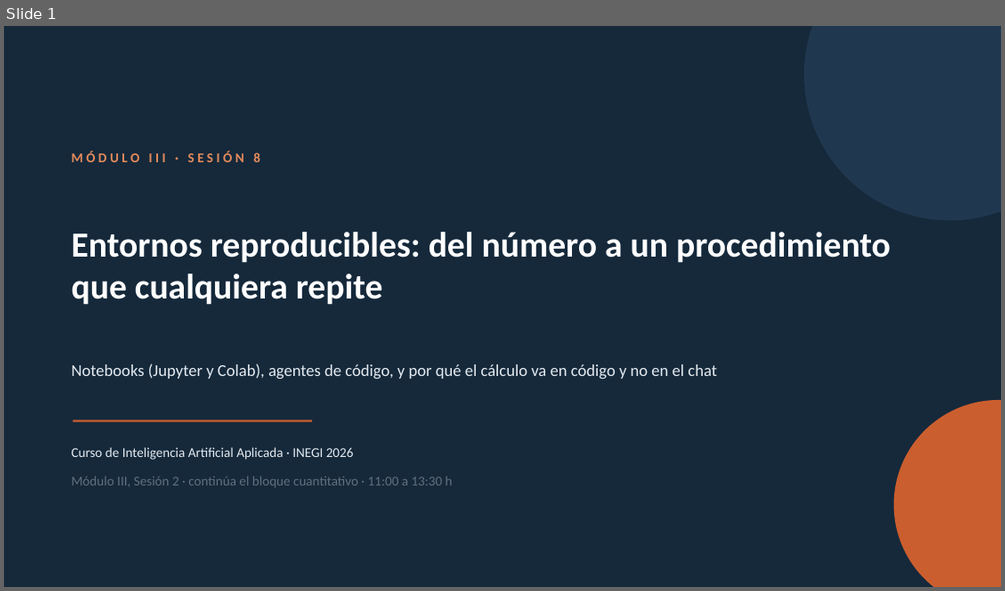
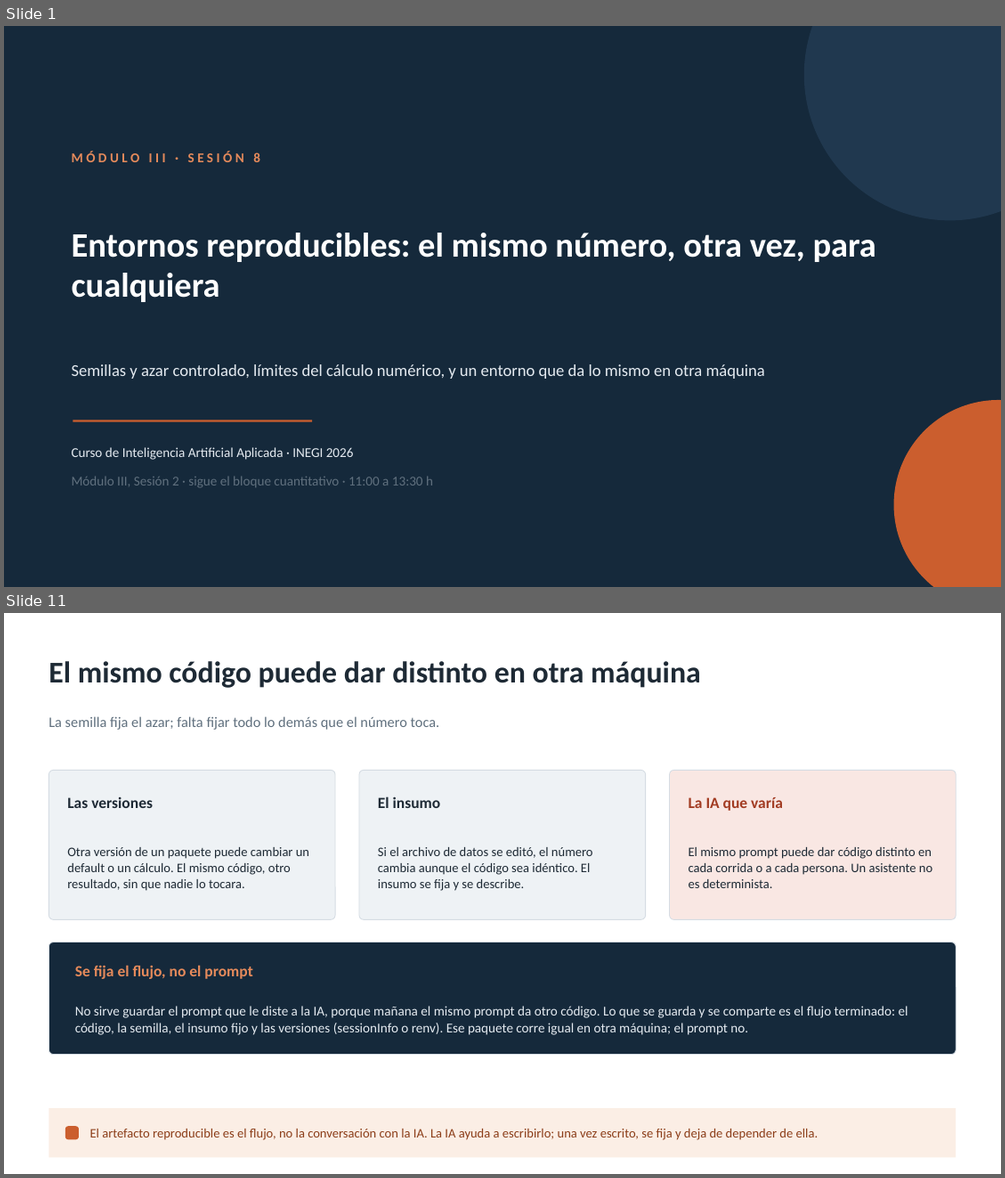
Before and after one commit to marvtrejo/curso-inegi-gen-ai, a slide deck: sesion-08/Sesion_08.pptx. Shown one above the other, each under a label of ours: slide 1 before the commit, slides 1 and 11 after it; the slides between them are not shown. The pictures are 1005x591 and 1005x1178 pixels, drawn with LibreOffice and Linux fonts; fonts in the diff are those of the drawing. Boxes give left, top, right and bottom in pixels: in the first picture for what was removed or moved away, otherwise in the second. Text is boxed around its words. In the diff, an @@ line names an element or a change of style, - is before the commit and + after.

Commit message:
modified Session 8 and 9 PPTX and RMarkdown for the labs

```diff
--- a/sesion-08/Sesion_08.pptx
+++ b/sesion-08/Sesion_08.pptx
@@ slide 11 added at [4, 613, 1001, 1174], background #FFFFFF @@
@@ text added at [48, 661, 701, 688], 29 pt, text #1E2A35, bold @@
+El mismo código puede dar distinto en otra máquina
@@ text added at [48, 716, 440, 730], 14 pt, text #60707E @@
+La semilla fija el azar; falta fijar todo lo demás que el número toca.
@@ rounded rectangle added at [48, 770, 335, 919], fill #EEF2F5, outline #D5DCE3 0.75 pt @@
@@ rounded rectangle added at [359, 770, 646, 919], fill #EEF2F5, outline #D5DCE3 0.75 pt @@
@@ rounded rectangle added at [670, 770, 956, 919], fill #F9E7E3, outline #D5DCE3 0.75 pt @@
@@ text added at [67, 797, 153, 808], 15 pt, text #1E2A35, bold @@
+Las versiones
@@ text added at [378, 796, 441, 808], 15 pt, text #1E2A35, bold @@
+El insumo
@@ text added at [688, 797, 783, 811], 15 pt, text #A23B22, bold @@
+La IA que varía
@@ text added at [67, 847, 309, 891], 12.5 pt, text #1E2A35 @@
+Otra versión de un paquete puede cambiar un default o un cálculo. El mismo código, otro resultado, sin que nadie lo tocara.
@@ text added at [378, 847, 593, 891], 12.5 pt, text #1E2A35 @@
+Si el archivo de datos se editó, el número cambia aunque el código sea idéntico. El insumo se fija y se describe.
@@ text added at [688, 847, 932, 888], 12.5 pt, text #1E2A35 @@
+El mismo prompt puede dar código distinto en cada corrida o a cada persona. Un asistente no es determinista.
@@ rounded rectangle added at [48, 942, 956, 1054], fill #15293B, outline #D5DCE3 0.75 pt @@
@@ text added at [75, 965, 252, 979], 15 pt, text #E58A5B, bold @@
+Se fija el flujo, no el prompt
@@ text added at [75, 1005, 908, 1035], 13 pt, text #E4EAF0 @@
+No sirve guardar el prompt que le diste a la IA, porque mañana el mismo prompt da otro código. Lo que se guarda y se comparte es el flujo terminado: el código, la semilla, el insumo fijo y las versiones (sessionInfo o renv). Ese paquete corre igual en otra máquina; el prompt no.
@@ rectangle added at [48, 1108, 956, 1158], fill #FBEEE5 @@
@@ rounded rectangle added at [65, 1126, 79, 1140], fill #CB5E2E @@
@@ text added at [90, 1128, 818, 1140], 12.5 pt, text #8C3E19 @@
+El artefacto reproducible es el flujo, no la conversación con la IA. La IA ayuda a escribirlo; una vez escrito, se fija y deja de depender de ella.
@@ slide 1 changed as well @@
@@ text at [72, 232, 876, 302]: text changed; size 34 to 33 pt @@
-Entornos reproducibles: del número a un procedimiento que cualquiera repite
+Entornos reproducibles: el mismo número, otra vez, para cualquiera
@@ text at [72, 364, 765, 378]: text changed @@
-Notebooks (Jupyter y Colab), agentes de código, y por qué el cálculo va en código y no en el chat
+Semillas y azar controlado, límites del cálculo numérico, y un entorno que da lo mismo en otra máquina
@@ text at [72, 475, 433, 488]: text changed @@
-Módulo III, Sesión 2 · continúa el bloque cuantitativo · 11:00 a 13:30 h
+Módulo III, Sesión 2 · sigue el bloque cuantitativo · 11:00 a 13:30 h
```
Also in this commit, not shown: 5 other slides changed, 11 other slides added, 13 slides removed, 10 other files.
